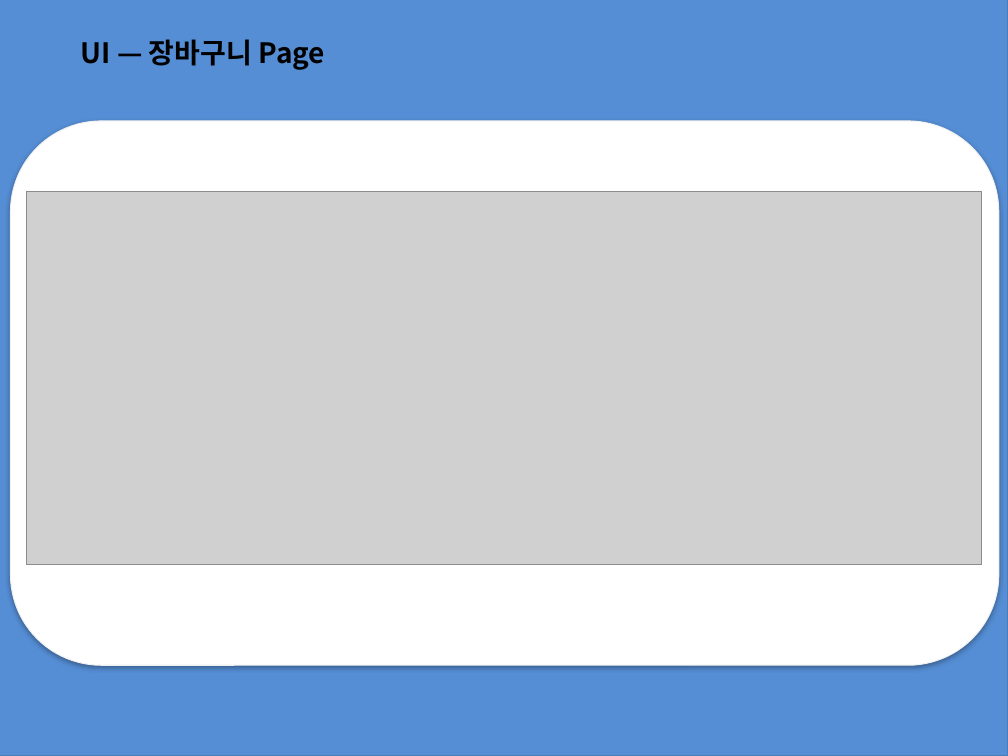
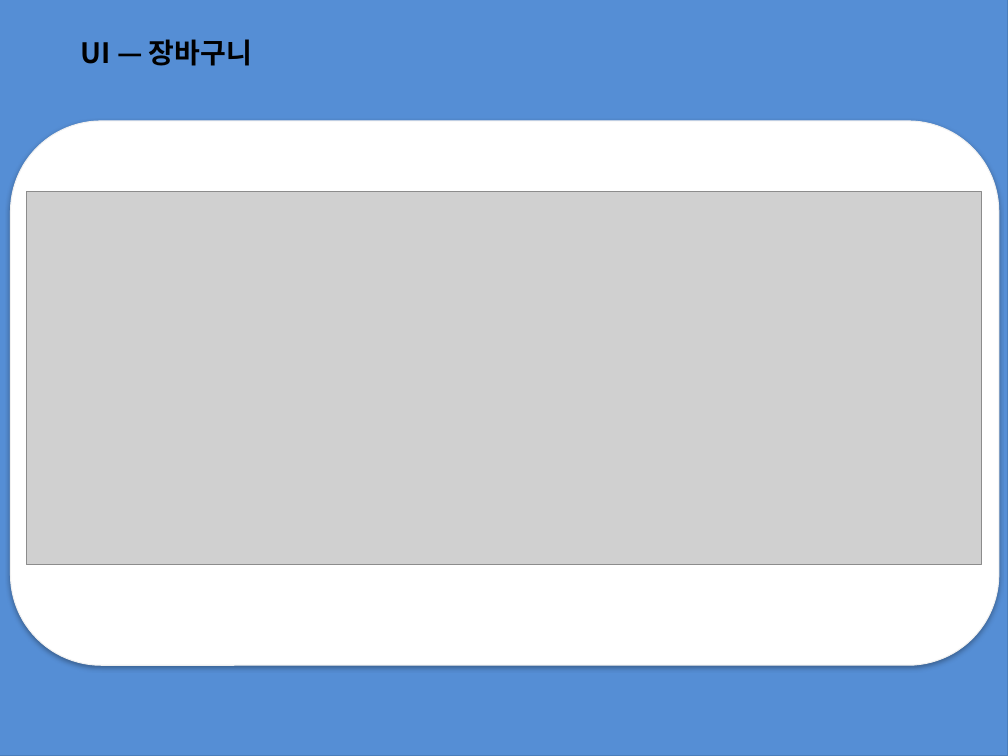
Before and after one commit to jwbaik98/project, a slide deck: slide 12 of 2조 프로젝트 과제(제작중).pptx. Drawn at 1008x756 pixels with LibreOffice and Linux fonts; fonts in the diff are those of the drawing; grey boxes stand for pictures. Boxes give left, top, right and bottom in pixels: in the first picture for what was removed or moved away, otherwise in the second. Text is boxed around its words. In the diff, an @@ line names an element or a change of style, - is before the commit and + after.

```diff
--- a/2조 프로젝트 과제(제작중).pptx
+++ b/2조 프로젝트 과제(제작중).pptx
@@ text at (80,39,252,66): text changed @@
-UI — 장바구니 Page
+UI — 장바구니
```
Also in this commit, not shown: 9 other slides changed.
